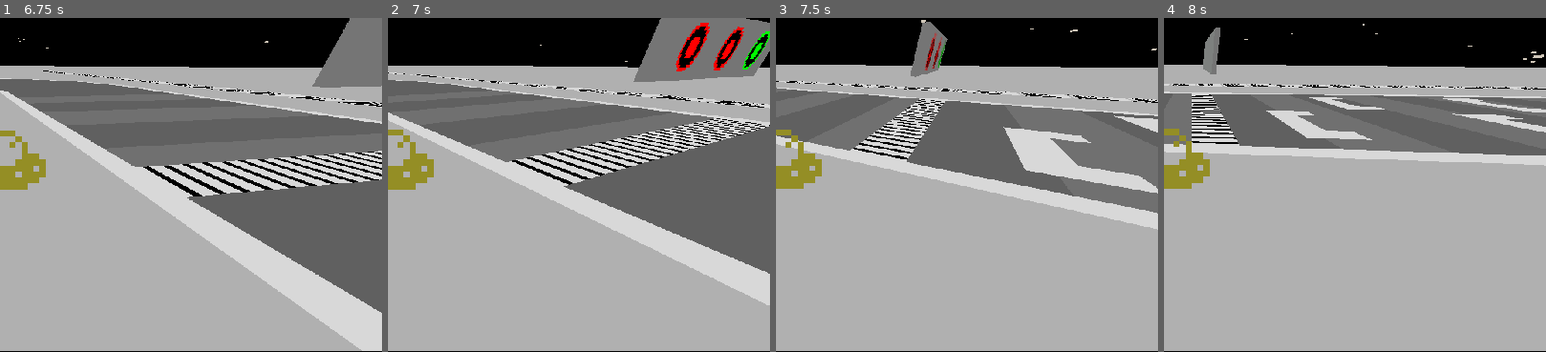
Above: before the commit, frames 1-4 (left to right).
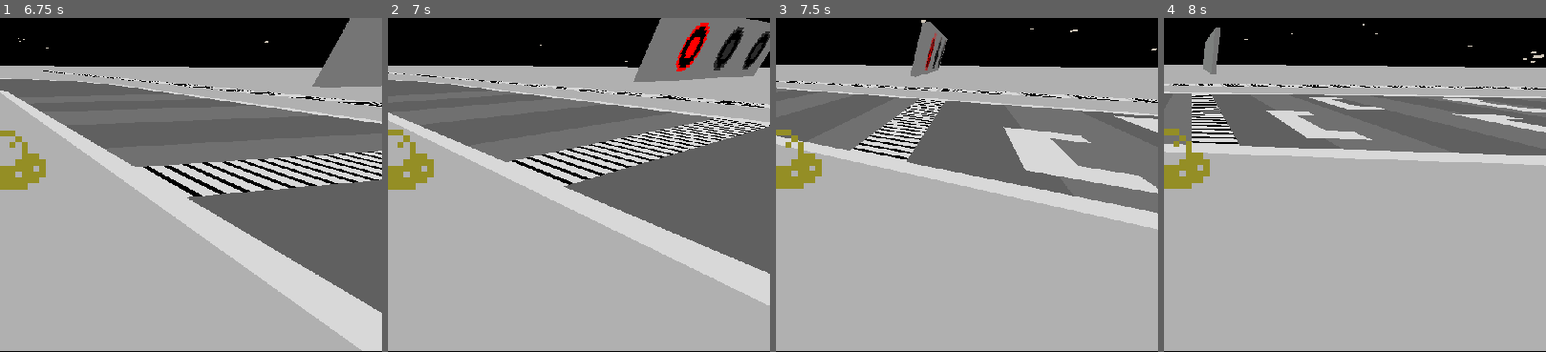
Above: after the commit, the same moments.

Repository: puzzud/MizJam1
Game: Godot game, scene res://Scenes/Game.tscn
Two runs of this game, one before a commit and one after it. Both use one fixed random seed, a clock stepped at 60 frames per second and the inputs below.
Inputs:
- Up to frame 1 (6.75 s): tap Enter at 0.5, 2.75 s; hold Space (game_accelerate) 0.53-2.03 s; hold A (game_turn_left) 2.03-3.53 s; hold S (game_brake) 3.53-4.28 s; hold D (game_turn_right) 4.28-5.03 s; hold Space (game_accelerate) 5.03-5.78 s; hold D (game_turn_right) from 5.78 s (still down)
- Up to frame 2 (7 s): keep holding D (game_turn_right)
- Up to frame 3 (7.5 s): keep holding D (game_turn_right)
- Up to frame 4 (8 s): keep holding D (game_turn_right)
The pictures show only the part of the screen within x 50-100%, y 0-50%; the shares and areas given below are measured in that part.

Frame 1 is identical in both runs. In frame 2, 0.4% of the frame differs, in the area x 85-100%, y 2-16%; in frame 3, 0.1%; in frame 4, nothing differs.

Commit message:
Traffic light shows current highest lap.

Diff:
--- a/Project/Scripts/Game.gd
+++ b/Project/Scripts/Game.gd
@@ -1,13 +1,18 @@
 extends Spatial
 class_name Game
+
+const numberOfLaps := 3
 
 var kartLapCounts = []
 
 var kartIds = {}
 
+var highestLapCountReached := 0
+var numberOfKartsStarted := 0
+
 func _ready():
-	initialKartIds()
-	initialKartLapCounts()
+	initializeKartIds()
+	initializeKartLapCounts()
 
 	startTrafficLight()
 
@@ -29,15 +34,18 @@
 func getTrack() -> Track:
 	return $Track as Track
 
-func initialKartIds() -> void:
+func initializeKartIds() -> void:
 	var id = 0
 	for kart in $Karts.get_children():
 		kartIds[kart] = id
 		id += 1
 
-func initialKartLapCounts() -> void:
+func initializeKartLapCounts() -> void:
 	for i in range(0, kartIds.size()):
 		kartLapCounts.append(-1)
+
+	highestLapCountReached = 0
+	numberOfKartsStarted = 0
 
 func onTrackKartCrossedFinishLine(kart: Kart) -> void:
 	var kartId = getKartIdFromKart(kart)
@@ -48,12 +56,20 @@
 
 	var kartLapCount = getKartLapCount(kartId)
 	if kartLapCount > 0:
+		if kartLapCount > highestLapCountReached:
+			highestLapCountReached = kartLapCount
+
 		print("Lap #" + str(kartLapCount))
 
-		if kartLapCount >= 3:
+		if kartLapCount >= numberOfLaps:
 			print(kart.name + " is the winner!")
 
 			#endRace()
+	else:
+		numberOfKartsStarted += 1
+
+	if numberOfKartsStarted == kartIds.size():
+		getTrack().showLapCount(highestLapCountReached + 1)
 
 func endRace() -> void:
 	get_tree().reload_current_scene()
--- a/Project/Scripts/Track.gd
+++ b/Project/Scripts/Track.gd
@@ -17,6 +17,9 @@
 func startStartSequence() -> void:
 	$TrafficLight.startSequence()
 
+func showLapCount(lapCount: int) -> void:
+	$TrafficLight.showLapCount(lapCount)
+
 func onTrafficLightSequenceFinished() -> void:
 	emit_signal("startSequenceFinished")
 
--- a/Project/Scripts/TrafficLight.gd
+++ b/Project/Scripts/TrafficLight.gd
@@ -33,6 +33,10 @@
 	return getNumberOfLightsOn() == lightOnStates.size()
 
 func turnOnLight(lightIndex: int, on: bool) -> void:
+	if lightIndex >= lightOnStates.size():
+		printerr("Attempted to turn on nonexistant light: %d" % lightIndex)
+		return
+
 	var light: Sprite3D = $CSGBox/Lights.get_child(lightIndex)
 	if on:
 		light.modulate = lightColors[lightIndex]
@@ -64,3 +68,8 @@
 		$AudioPlayers/Beep2.play()
 
 		emit_signal("sequenceFinished")
+
+func showLapCount(lapCount: int) -> void:
+	turnOffAllLights()
+	for i in range(0, lapCount):
+		turnOnLight(i, true)
